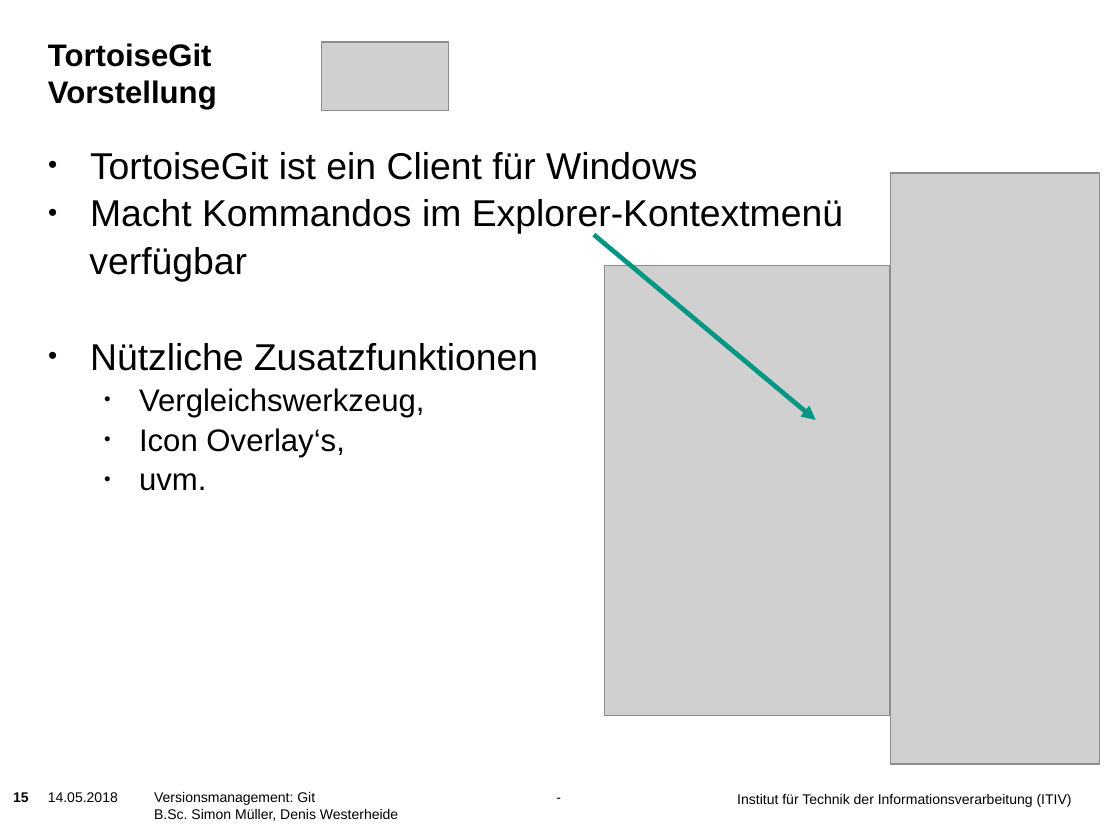
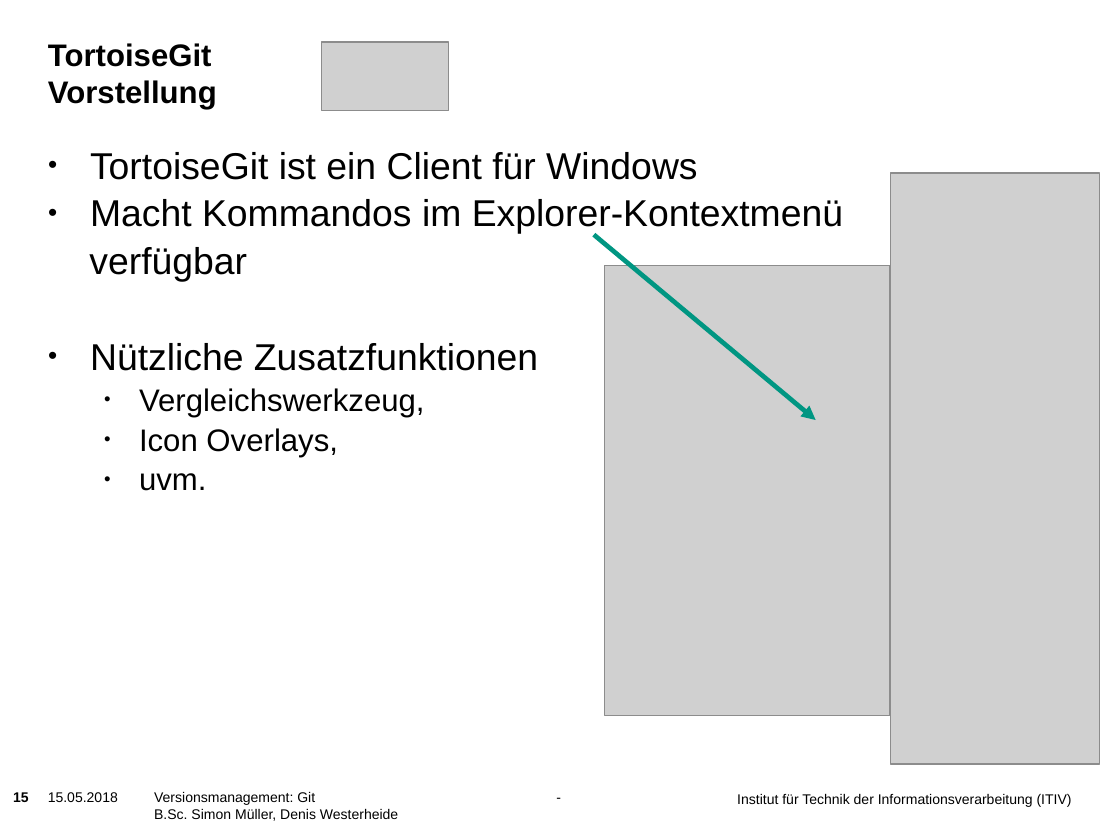
Before and after one commit to muellesi/PSE_2018, a slide deck: slide 15 of Präsentation/09_Versionsmanagement_Git.pptx. Drawn at 1120x840 pixels with LibreOffice and Linux fonts; fonts in the diff are those of the drawing; grey boxes stand for pictures; background and template pictures are left out. Boxes give left, top, right and bottom in pixels: in the first picture for what was removed or moved away, otherwise in the second. Text is boxed around its words. In the diff, an @@ line names an element or a change of style, - is before the commit and + after.

```diff
--- a/Präsentation/09_Versionsmanagement_Git.pptx
+++ b/Präsentation/09_Versionsmanagement_Git.pptx
@@ text at (139, 428, 338, 457): text changed @@
-  • Icon Overlay‘s,
+  • Icon Overlays,
@@ text at (48, 792, 118, 802): text changed @@
-14.05.2018
+15.05.2018
```
Also in this commit, not shown: 30 other slides changed, 1 other file.
